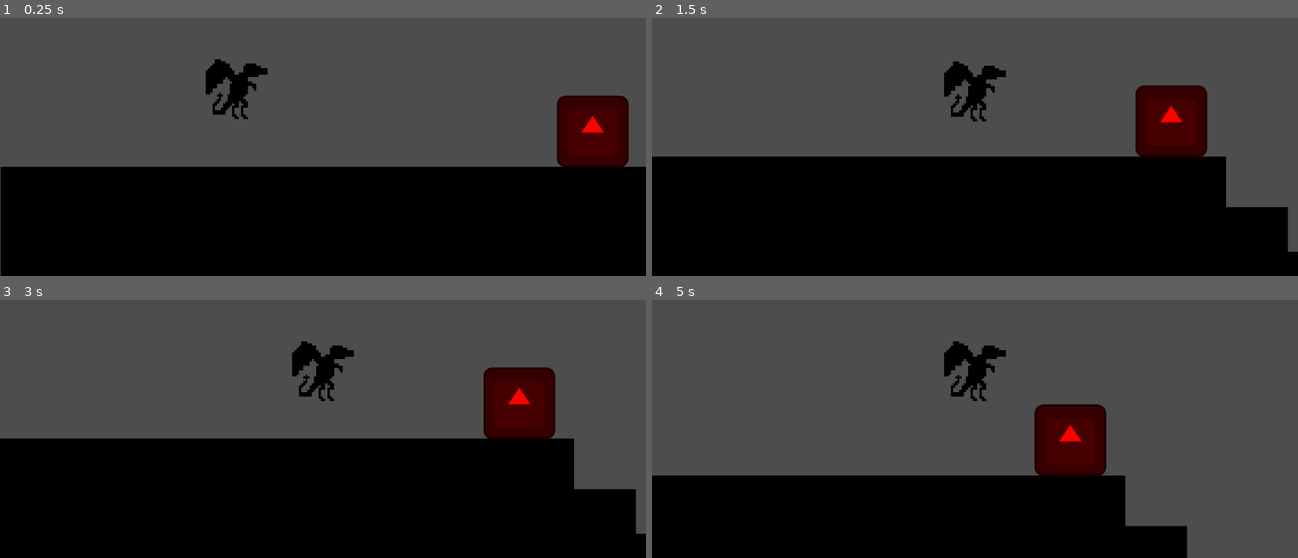
Above: before the commit, frames 1-4 (two rows, left to right).
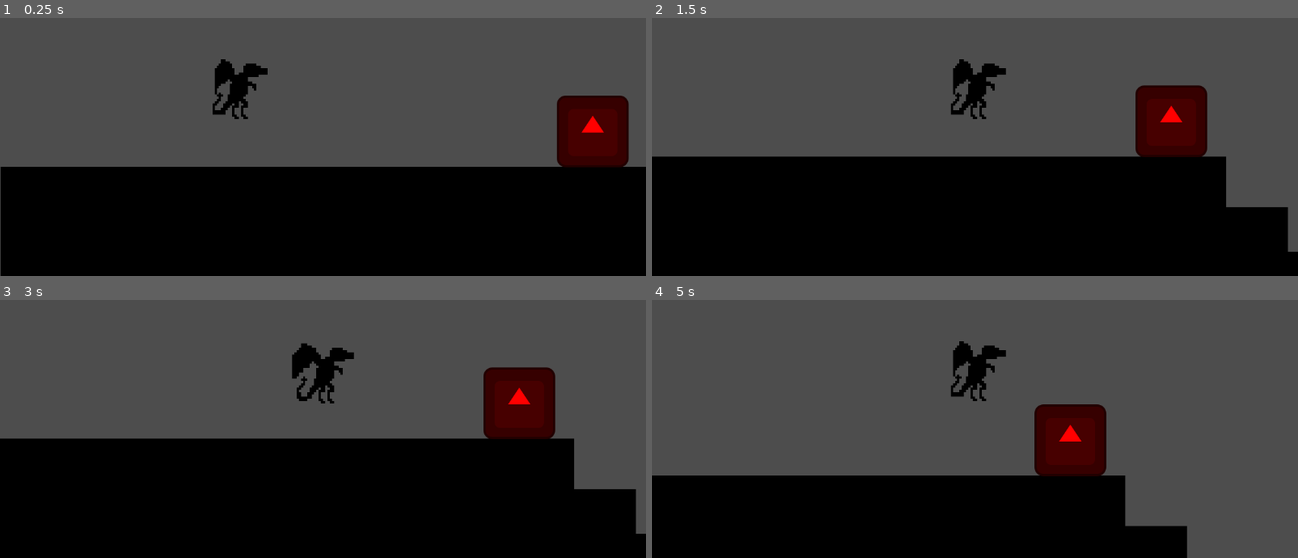
Above: after the commit, the same moments.

Repository: Dragon614pc/NinjaDragonsGameOff2023
Game: Godot game, scene res://Scenes/test/test.tscn
Two runs of this game, one before a commit and one after it. Both use one fixed random seed, a clock stepped at 60 frames per second and the inputs below. The engine's default icon, where the game draws it, is replaced by a stand-in: a white triangle on a blue panel in a dark square.
Inputs:
- Up to frame 1 (0.25 s): no input
- Up to frame 2 (1.5 s): hold Right (Right) from 0.53 s (still down); tap X (X key) at 0.6 s; tap Z (Z key) at 1.35 s
- Up to frame 3 (3 s): release Right (Right) at 2.03 s; hold Left (Left) 2.03-2.78 s; tap X (X key) at 2.1 s; hold Right (Right) from 2.78 s (still down); tap Z (Z key) at 2.85 s
- Up to frame 4 (5 s): tap X (X key) at 3.6 s; release Right (Right) at 4.28 s; hold Left (Left) from 4.28 s (still down); tap Z (Z key) at 4.35 s

The runs differ from the first frame. In frame 1, 0.2% of the frame differs, in the area x 31-37%, y 15-34%; in frame 2, 0.5%, in the area x 45-55%, y 15-41%; in frame 3, 0.4%; in frame 4, 0.2%.

Commit message:
added new animation

Diff:
--- a/project/Scenes/Player/player.tres
+++ b/project/Scenes/Player/player.tres
@@ -1,6 +1,63 @@
-[gd_resource type="SpriteFrames" load_steps=10 format=3 uid="uid://b3g3hcbdhx25v"]
+[gd_resource type="SpriteFrames" load_steps=25 format=3 uid="uid://b3g3hcbdhx25v"]
 
+[ext_resource type="Texture2D" uid="uid://c2xc2jyqcr0ld" path="res://Assets/Sprites/Player/Ninja_Dragon_Resting_Updated.png" id="1_68plo"]
 [ext_resource type="Texture2D" uid="uid://bdnfoxunlg4ra" path="res://Assets/Sprites/Player/Ninja_Dragon_Resting.png" id="1_gibok"]
+
+[sub_resource type="AtlasTexture" id="AtlasTexture_gjhfq"]
+atlas = ExtResource("1_68plo")
+region = Rect2(0, 0, 32, 32)
+
+[sub_resource type="AtlasTexture" id="AtlasTexture_ietd8"]
+atlas = ExtResource("1_68plo")
+region = Rect2(32, 0, 32, 32)
+
+[sub_resource type="AtlasTexture" id="AtlasTexture_r1y5f"]
+atlas = ExtResource("1_68plo")
+region = Rect2(64, 0, 32, 32)
+
+[sub_resource type="AtlasTexture" id="AtlasTexture_t2uow"]
+atlas = ExtResource("1_68plo")
+region = Rect2(96, 0, 32, 32)
+
+[sub_resource type="AtlasTexture" id="AtlasTexture_hrgkn"]
+atlas = ExtResource("1_68plo")
+region = Rect2(0, 32, 32, 32)
+
+[sub_resource type="AtlasTexture" id="AtlasTexture_kmljv"]
+atlas = ExtResource("1_68plo")
+region = Rect2(32, 32, 32, 32)
+
+[sub_resource type="AtlasTexture" id="AtlasTexture_cktr6"]
+atlas = ExtResource("1_68plo")
+region = Rect2(64, 32, 32, 32)
+
+[sub_resource type="AtlasTexture" id="AtlasTexture_l1p3p"]
+atlas = ExtResource("1_68plo")
+region = Rect2(96, 32, 32, 32)
+
+[sub_resource type="AtlasTexture" id="AtlasTexture_edyj6"]
+atlas = ExtResource("1_68plo")
+region = Rect2(0, 64, 32, 32)
+
+[sub_resource type="AtlasTexture" id="AtlasTexture_l7e7s"]
+atlas = ExtResource("1_68plo")
+region = Rect2(32, 64, 32, 32)
+
+[sub_resource type="AtlasTexture" id="AtlasTexture_yvkgd"]
+atlas = ExtResource("1_68plo")
+region = Rect2(64, 64, 32, 32)
+
+[sub_resource type="AtlasTexture" id="AtlasTexture_wofcw"]
+atlas = ExtResource("1_68plo")
+region = Rect2(96, 64, 32, 32)
+
+[sub_resource type="AtlasTexture" id="AtlasTexture_8okfu"]
+atlas = ExtResource("1_68plo")
+region = Rect2(0, 96, 32, 32)
+
+[sub_resource type="AtlasTexture" id="AtlasTexture_je3y7"]
+atlas = ExtResource("1_68plo")
+region = Rect2(32, 96, 32, 32)
 
 [sub_resource type="AtlasTexture" id="AtlasTexture_hrtao"]
 atlas = ExtResource("1_gibok")
@@ -38,6 +95,53 @@
 animations = [{
 "frames": [{
 "duration": 1.0,
+"texture": SubResource("AtlasTexture_gjhfq")
+}, {
+"duration": 1.0,
+"texture": SubResource("AtlasTexture_ietd8")
+}, {
+"duration": 1.0,
+"texture": SubResource("AtlasTexture_r1y5f")
+}, {
+"duration": 1.0,
+"texture": SubResource("AtlasTexture_t2uow")
+}, {
+"duration": 1.0,
+"texture": SubResource("AtlasTexture_hrgkn")
+}, {
+"duration": 1.0,
+"texture": SubResource("AtlasTexture_kmljv")
+}, {
+"duration": 1.0,
+"texture": SubResource("AtlasTexture_cktr6")
+}, {
+"duration": 1.0,
+"texture": SubResource("AtlasTexture_l1p3p")
+}, {
+"duration": 1.0,
+"texture": SubResource("AtlasTexture_edyj6")
+}, {
+"duration": 1.0,
+"texture": SubResource("AtlasTexture_l7e7s")
+}, {
+"duration": 1.0,
+"texture": SubResource("AtlasTexture_yvkgd")
+}, {
+"duration": 1.0,
+"texture": SubResource("AtlasTexture_wofcw")
+}, {
+"duration": 1.0,
+"texture": SubResource("AtlasTexture_8okfu")
+}, {
+"duration": 1.0,
+"texture": SubResource("AtlasTexture_je3y7")
+}],
+"loop": true,
+"name": &"resting new",
+"speed": 12.0
+}, {
+"frames": [{
+"duration": 1.0,
 "texture": SubResource("AtlasTexture_hrtao")
 }, {
 "duration": 1.0,
@@ -62,6 +166,6 @@
 "texture": SubResource("AtlasTexture_rsm2l")
 }],
 "loop": true,
-"name": &"resting",
+"name": &"resting old",
 "speed": 12.0
 }]
--- a/project/Scenes/Player/player.tscn
+++ b/project/Scenes/Player/player.tscn
@@ -17,9 +17,7 @@
 position = Vector2(0, 0.499998)
 scale = Vector2(3.9375, 3.96875)
 sprite_frames = ExtResource("2_w0wtt")
-animation = &"resting"
-frame = 1
-frame_progress = 0.561688
+animation = &"resting new"
 
 [node name="CollisionShape2D" type="CollisionShape2D" parent="."]
 position = Vector2(0, -5.5)
